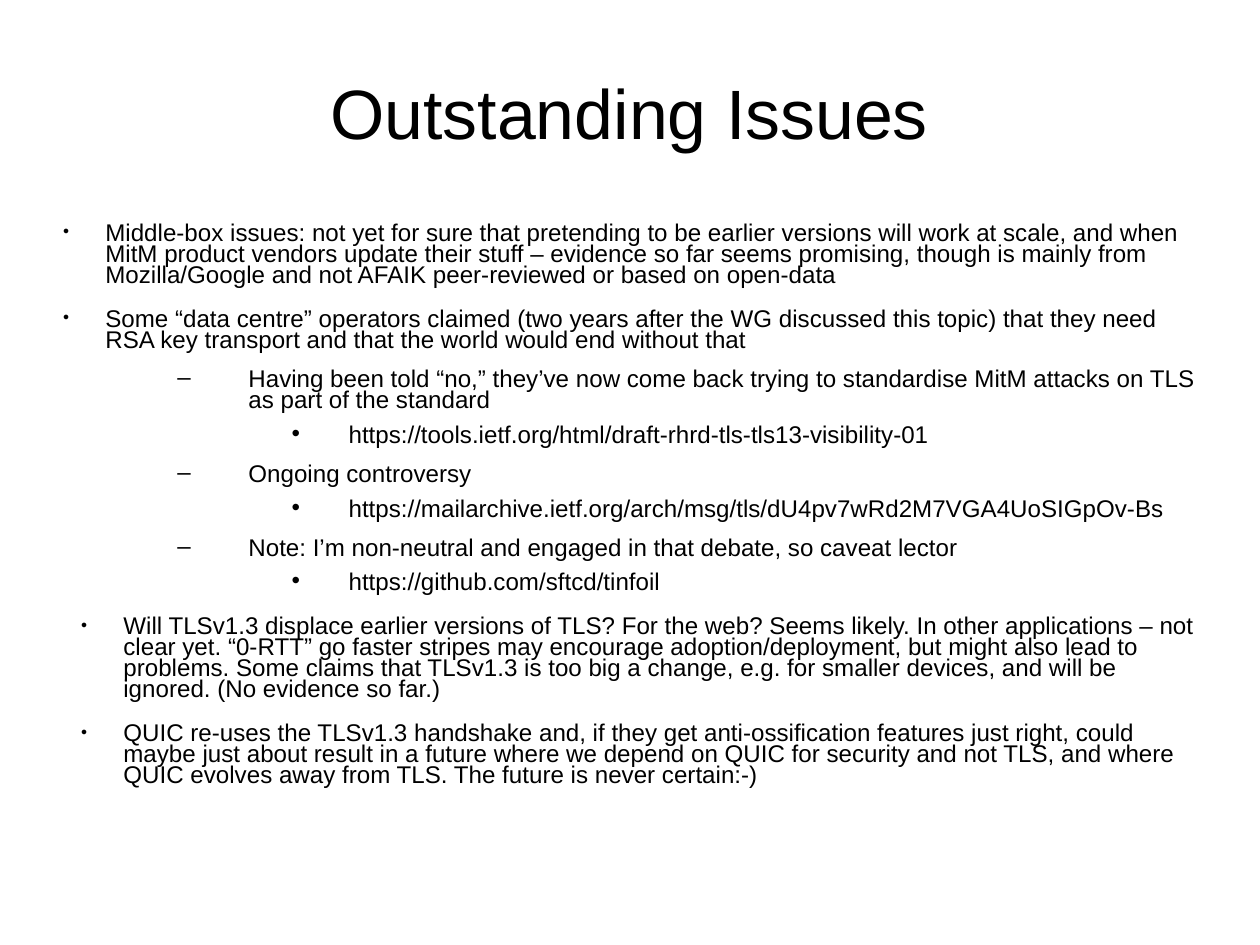
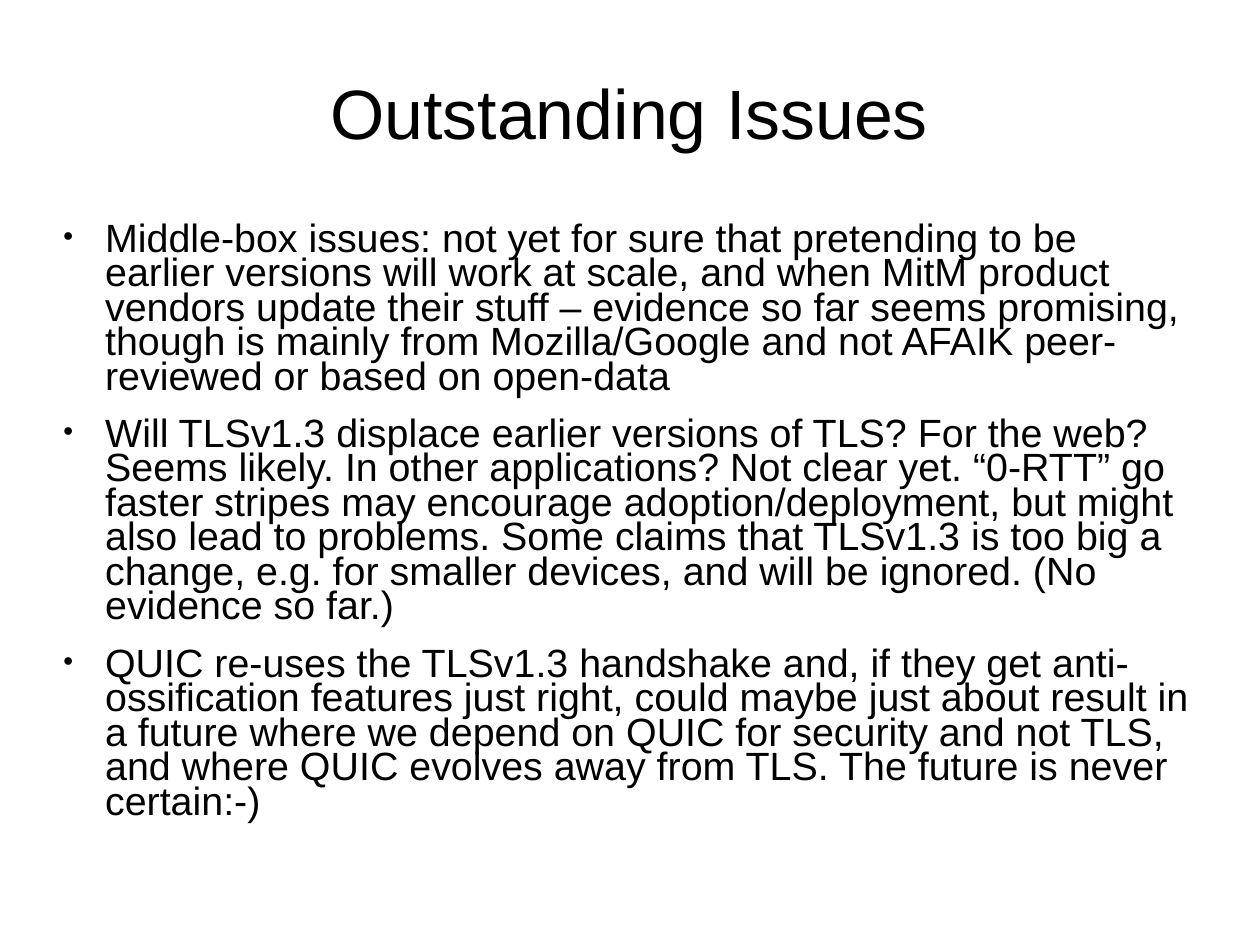
Before and after one commit to sftcd/cs7053, a slide deck: slide 20 of 2016lectures/07-tls13.ppt. Drawn at 1260x945 pixels with LibreOffice and Linux fonts; fonts in the diff are those of the drawing. Boxes give left, top, right and bottom in pixels: in the first picture for what was removed or moved away, otherwise in the second. Text is boxed around its words. In the diff, an @@ line names an element or a change of style, - is before the commit and + after.

Commit message:
updated tlsv1.3 slides

```diff
--- a/2016lectures/07-tls13.ppt
+++ b/2016lectures/07-tls13.ppt
@@ text at [105,223,1189,823]: size 15.2 to 24.8 pt in "Middle-box issues: not yet for sure that ...", "QUIC re-uses the TLSv1.3 handshake and, if ..."; indent changed @@
@@ text at [105,418,1173,627]: text changed; size 15.2 to 24.8 pt @@
-● Some “data centre” operators claimed (two years after the WG discussed this topic) that they need RSA key transport and that the world would end without that
-  – Having been told “no,” they’ve now come back trying to standardise MitM attacks on TLS as part of the standard
-    • https://tools.ietf.org/html/draft-rhrd-tls-tls13-visibility-01
-  – Ongoing controversy
-    • https://mailarchive.ietf.org/arch/msg/tls/dU4pv7wRd2M7VGA4UoSIGpOv-Bs
-  – Note: I’m non-neutral and engaged in that debate, so caveat lector
-    • https://github.com/sftcd/tinfoil
-● Will TLSv1.3 displace earlier versions of TLS? For the web? Seems likely. In other applications – not clear yet. “0-RTT” go faster stripes may encourage adoption/deployment, but might also lead to problems. Some claims that TLSv1.3 is too big a change, e.g. for smaller devices, and will be ignored. (No evidence so far.)
+● Will TLSv1.3 displace earlier versions of TLS? For the web? Seems likely. In other applications? Not clear yet. “0-RTT” go faster stripes may encourage adoption/deployment, but might also lead to problems. Some claims that TLSv1.3 is too big a change, e.g. for smaller devices, and will be ignored. (No evidence so far.)
```
Also in this commit, not shown: 6 other slides changed, 2 other files.
